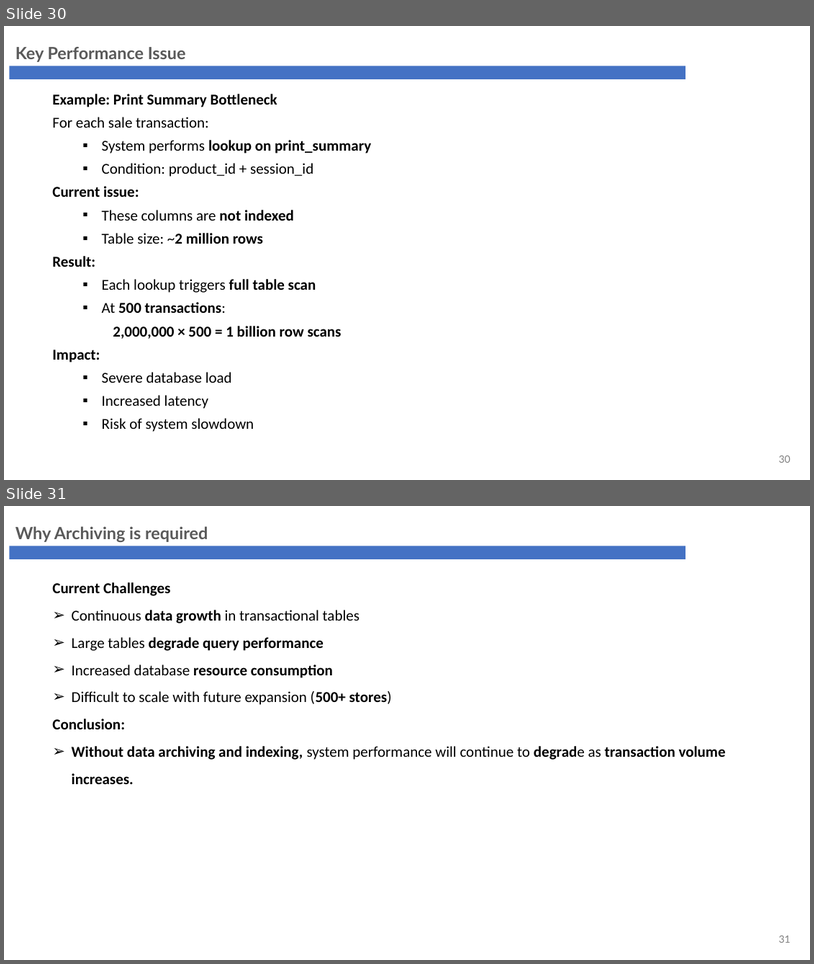
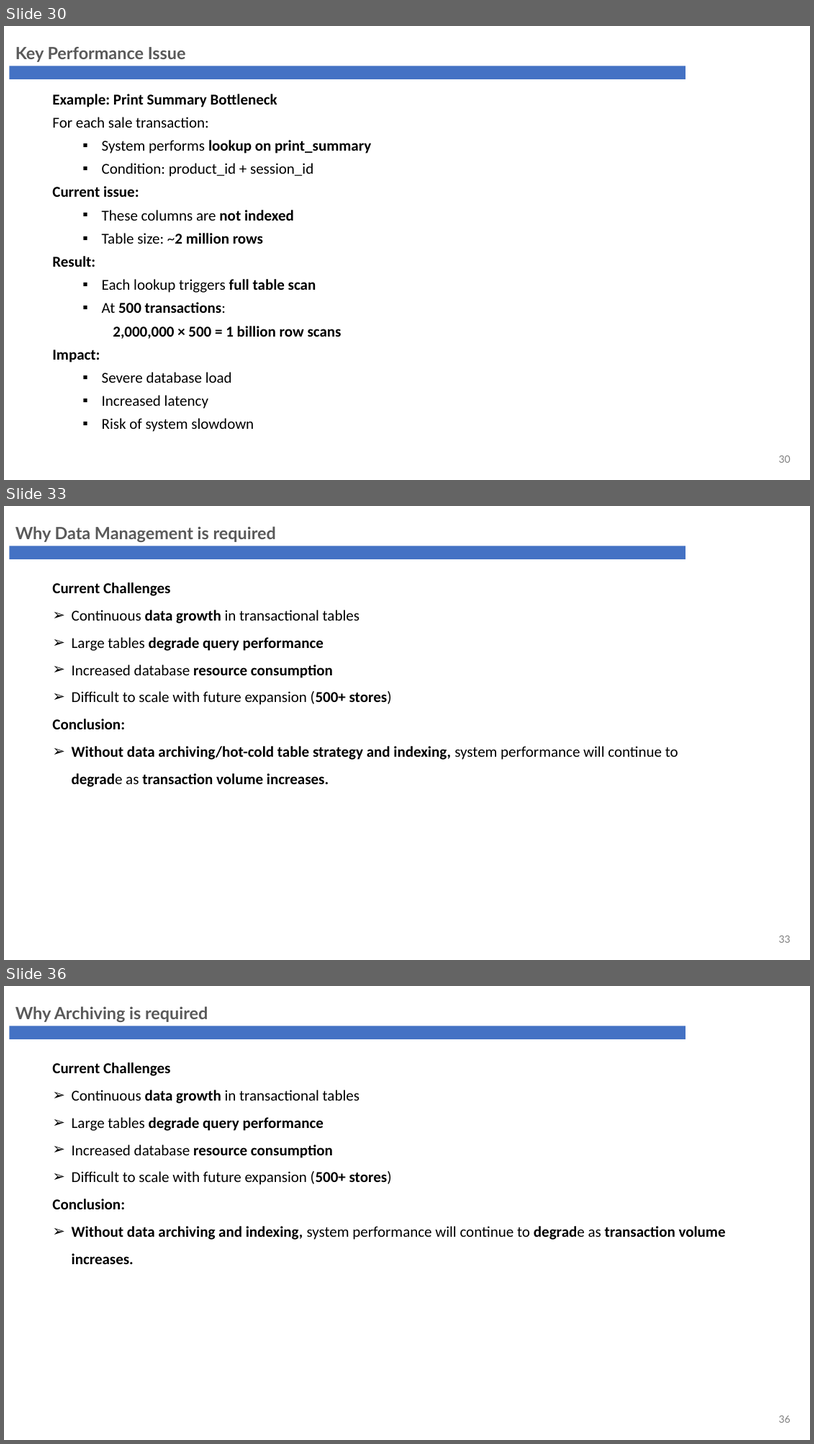
Before and after one commit to phyothuhan26/MySolutions, a slide deck: GandG_YPS/Presentation/G&G_Revamp_ARB.pptx. Shown one above the other, each under a label of ours: slides 30 and 31 before the commit, slides 30, 33 and 36 after it; the slides between them are not shown. The pictures are 814x964 and 814x1444 pixels, drawn with LibreOffice and Linux fonts; fonts in the diff are those of the drawing; background and template pictures are left out. Boxes give left, top, right and bottom in pixels: in the first picture for what was removed or moved away, otherwise in the second. Text is boxed around its words. In the diff, an @@ line names an element or a change of style, - is before the commit and + after.

```diff
--- a/GandG_YPS/Presentation/G&G_Revamp_ARB.pptx
+++ b/GandG_YPS/Presentation/G&G_Revamp_ARB.pptx
@@ slide 33 added at (4, 506, 810, 960), background #FFFFFF; not listed: 1 template element that a slide beside it also shows @@
@@ text added at (16, 526, 276, 542), 20 pt, text #595959, bold @@
+Why Data Management is required
@@ text added at (52, 582, 679, 787), 18 pt, text #000000, bold @@
+Current Challenges
+➢ Continuous data growth in transactional tables
+➢ Large tables degrade query performance
+➢ Increased database resource consumption
+➢ Difficult to scale with future expansion (500+ stores)
+Conclusion:
+➢ Without data archiving/hot-cold table strategy and indexing, system performance will continue to degrade as transaction volume increases.
@@ page number added at (779, 935, 791, 942), 12 pt, text #808080 @@
+33
@@ what was slide 31 is now slide 36 @@
@@ page number at (779, 1415, 791, 1422): text changed @@
-31
+36
```
Also in this commit, not shown: 7 slides changed, 4 other slides added, 36 other files.
